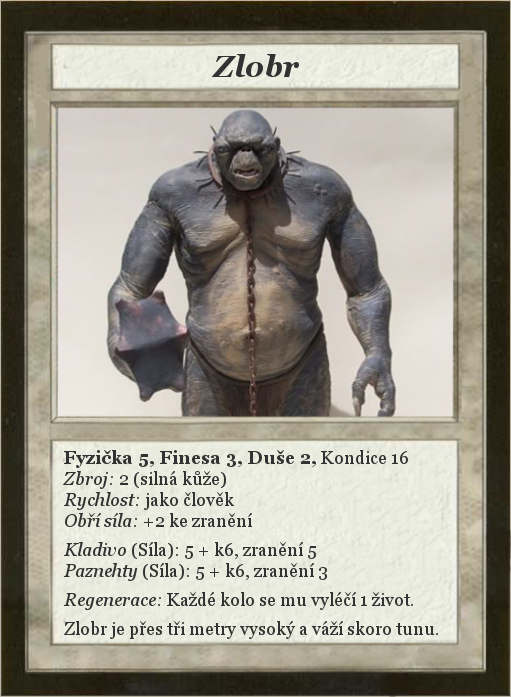
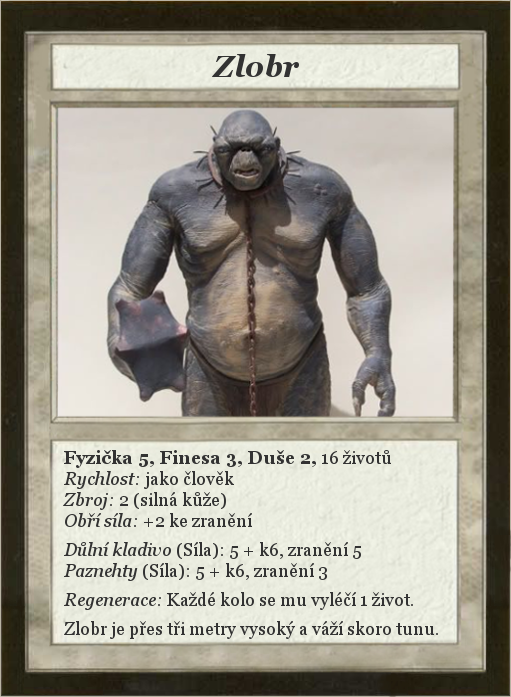
Layer changes from the first (511, 697) image to the second:
renamed "Fyzička 5, Finesa 3, Duše 2, K..." to "Fyzička 5, Finesa 3, Duše 2, 1...", painted on it over [63, 450, 408, 559]
